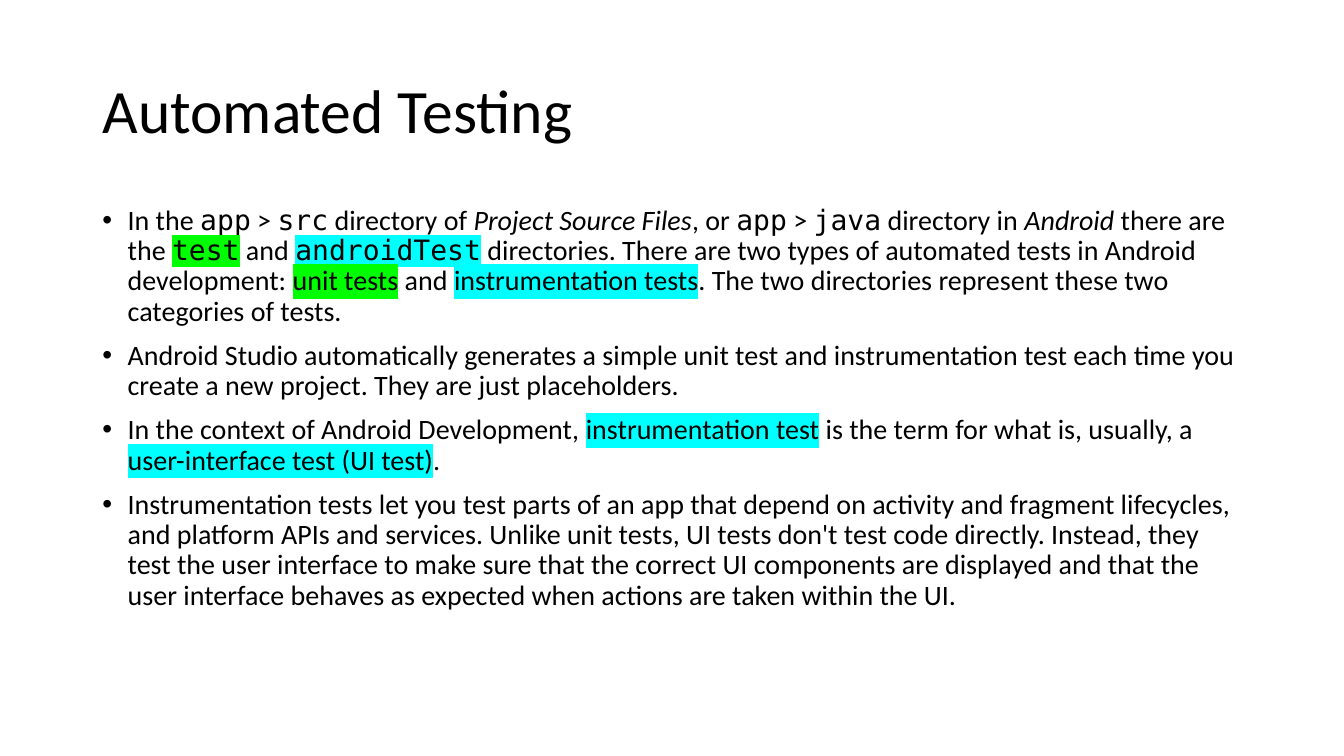
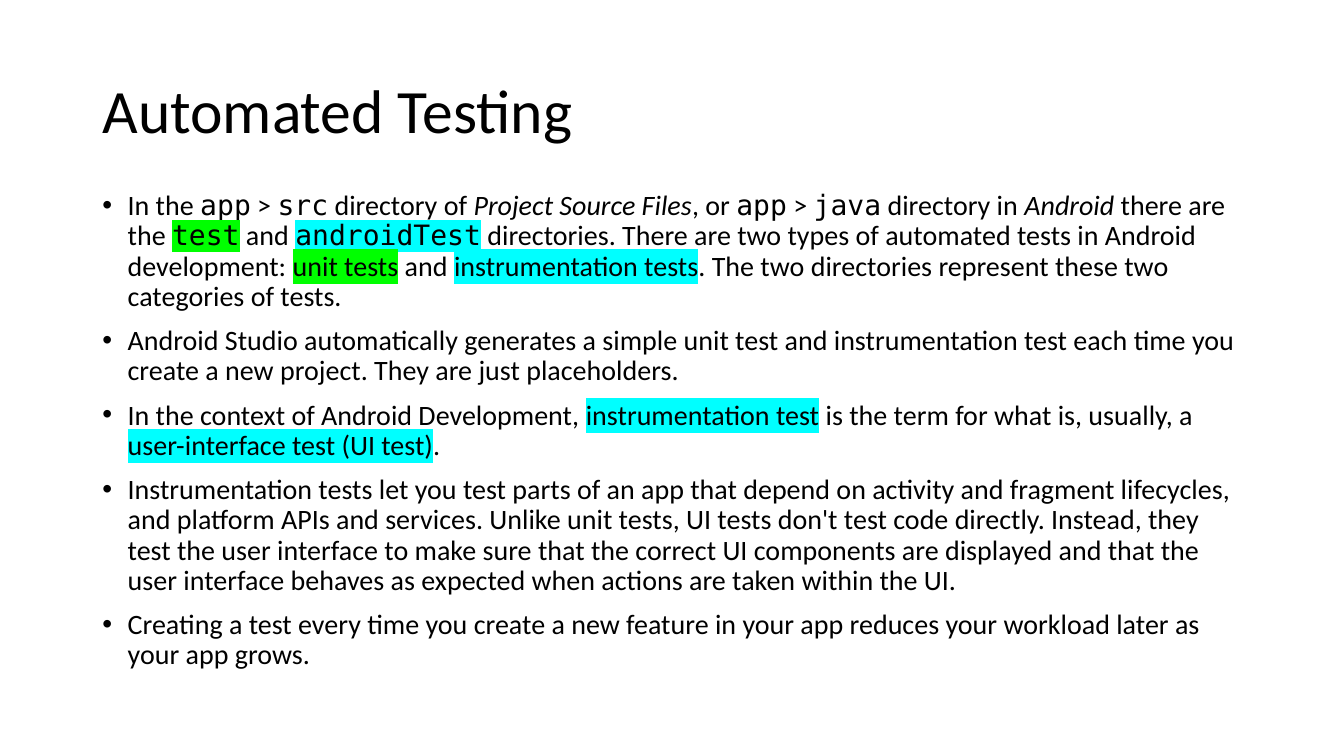
Before and after one commit to joellecorliss/Associate-Android-Developer, a slide deck: slide 4 of Android Basics in Kotlin.pptx. Drawn at 1344x756 pixels with LibreOffice and Linux fonts; fonts in the diff are those of the drawing. Boxes give left, top, right and bottom in pixels: in the first picture for what was removed or moved away, otherwise in the second. Text is boxed around its words. In the diff, an @@ line names an element or a change of style, - is before the commit and + after.

Commit message:
Update slides

```diff
--- a/Android Basics in Kotlin.pptx
+++ b/Android Basics in Kotlin.pptx
@@ text "In the app > src ...": place and size @@
-text "In the app > src ..." at [128, 208, 1234, 610]
+text "In the app > src ..." at [128, 193, 1234, 669]
@@ text at [128, 614, 1199, 669]: paragraph added @@
+• Creating a test every time you create a new feature in your app reduces your workload later as your app grows.
```
Also in this commit, not shown: 1 other slide changed, 1 slide added.
